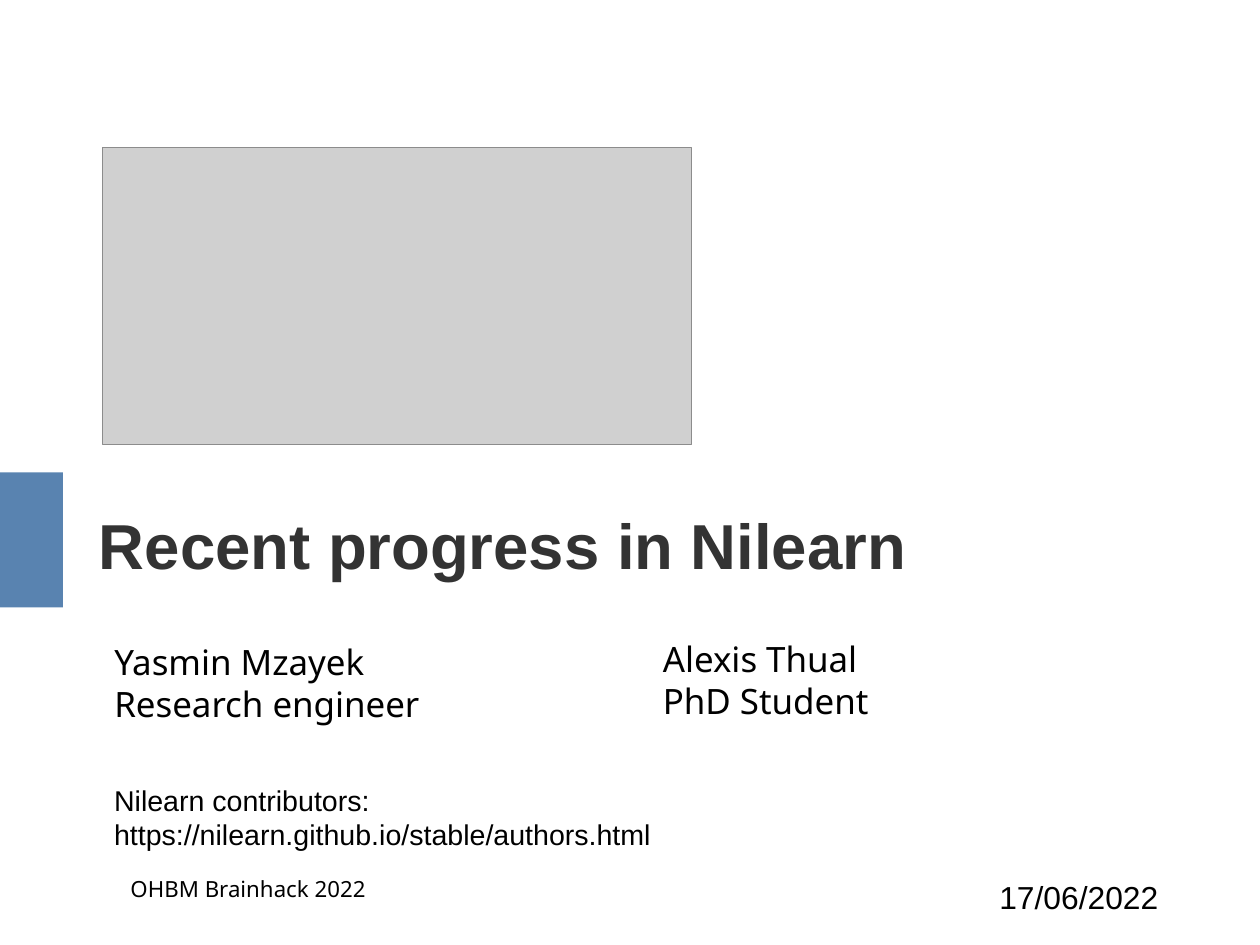
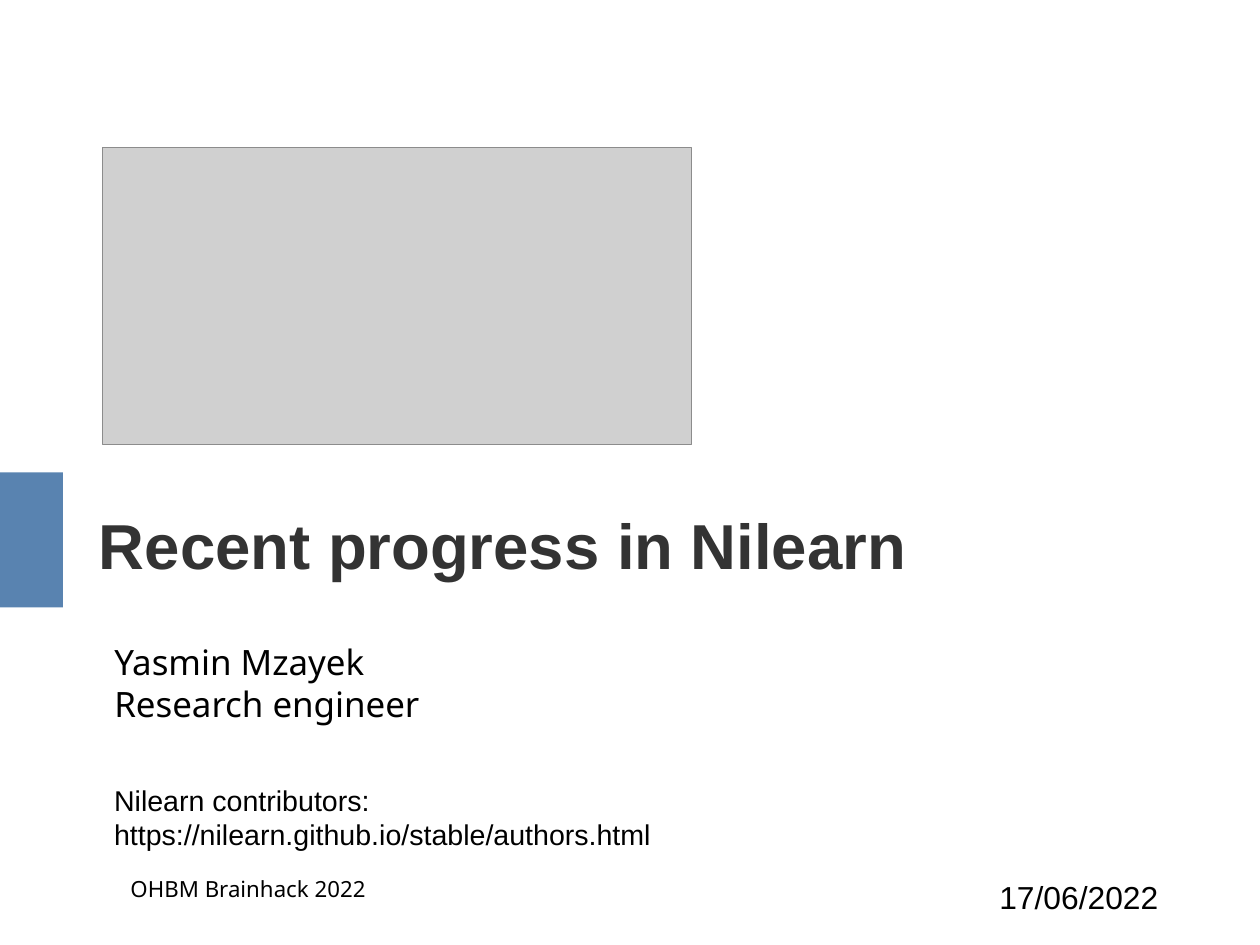
Before and after one commit to ymzayek/nilearn-materials, a slide deck: slide 1 of OHBMBrainhack2022/NilearnBrainhack2022.odp. Drawn at 1260x945 pixels with LibreOffice and Linux fonts; fonts in the diff are those of the drawing; grey boxes stand for pictures. Boxes give left, top, right and bottom in pixels: in the first picture for what was removed or moved away, otherwise in the second. Text is boxed around its words. In the diff, an @@ line names an element or a change of style, - is before the commit and + after.

```diff
--- a/OHBMBrainhack2022/NilearnBrainhack2022.odp
+++ b/OHBMBrainhack2022/NilearnBrainhack2022.odp
@@ text removed at box(663, 645, 868, 715) @@
-Alexis Thual
-PhD Student
```
Also in this commit, not shown: 1 other slide changed, 2 slides removed, 1 other file.
